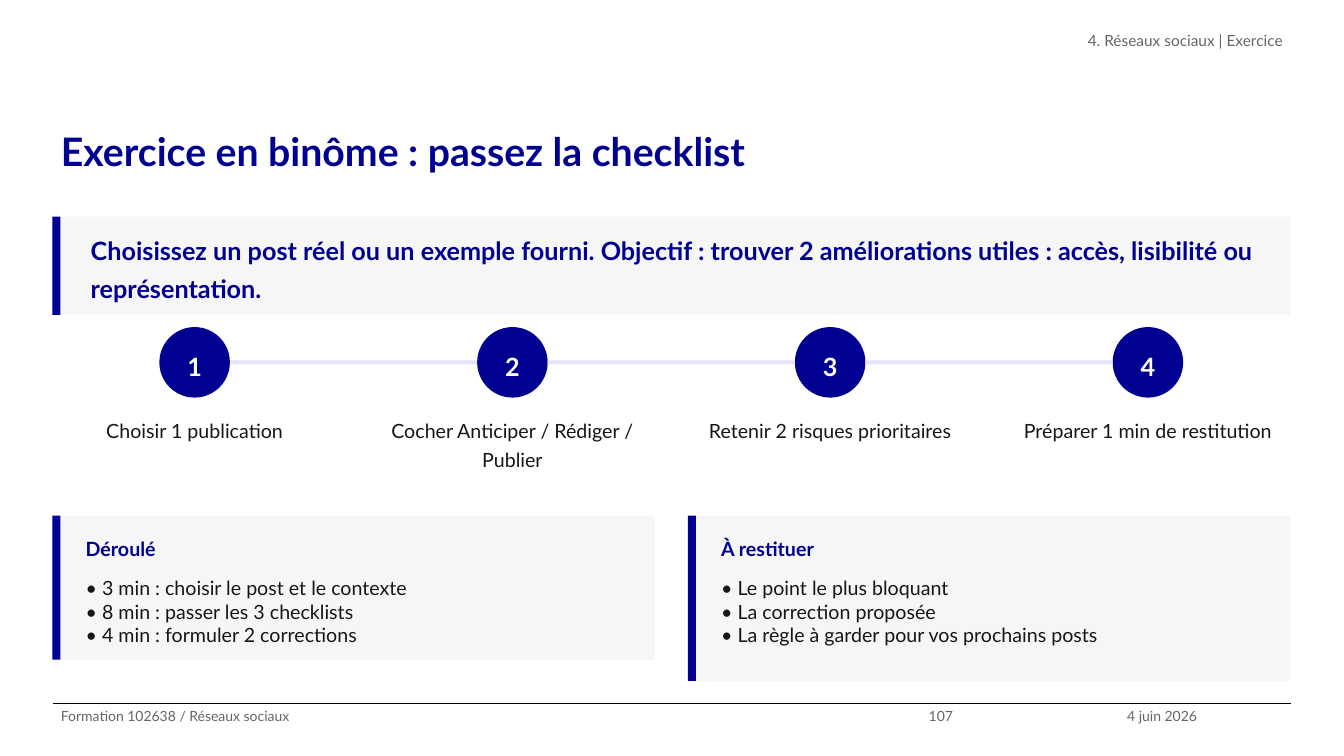
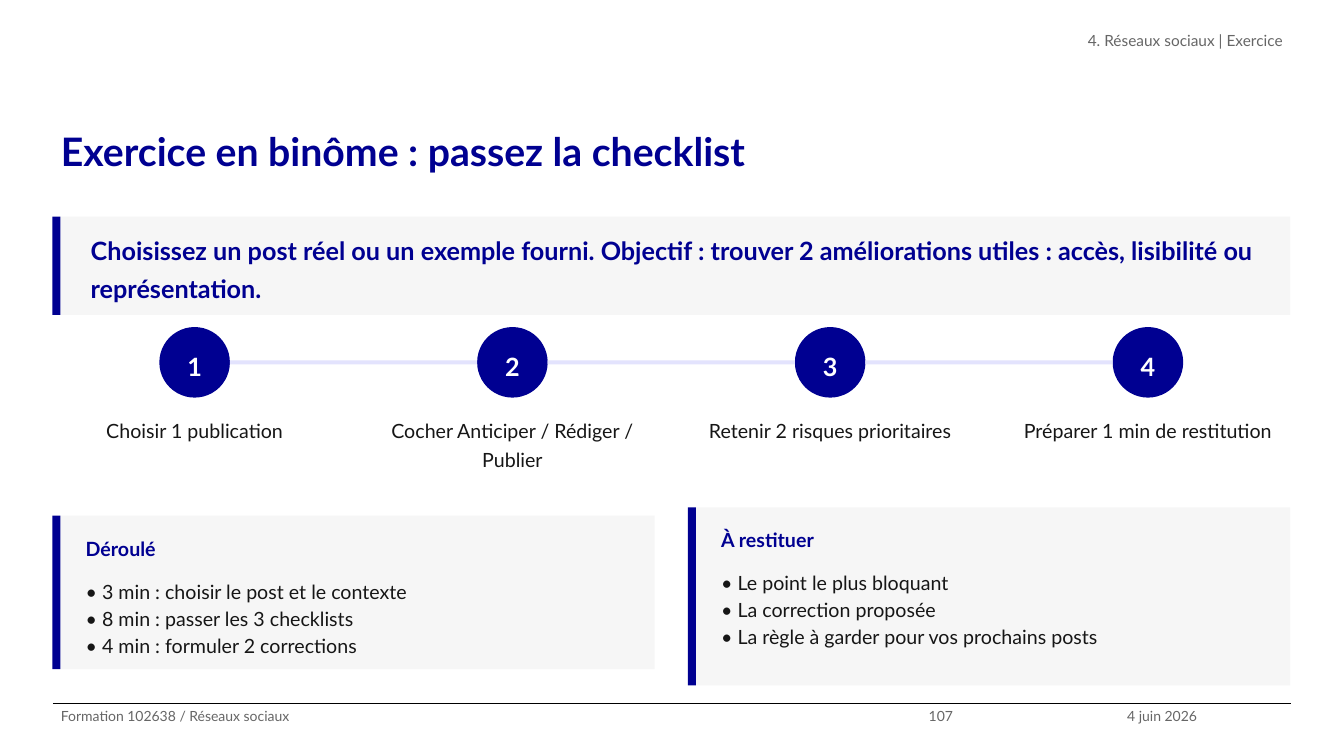
Before and after one commit to alexandra-guiderdoni/usine-fabrication-igpde-102846-ay11, a slide deck: slide 107 of formation-102638-juin-2026.pptx. Drawn at 1344x756 pixels with LibreOffice and Linux fonts; fonts in the diff are those of the drawing; background and template pictures are left out. Boxes give left, top, right and bottom in pixels: in the first picture for what was removed or moved away, otherwise in the second. Text is boxed around its words. In the diff, an @@ line names an element or a change of style, - is before the commit and + after.

Commit message:
Espacement listes global et extraction images COI
Modifications :
- Augmentation line_spacing sur 29 scripts (1.0->1.15, 1.05->1.2)
- Extraction des 23 images du PPTX COI dans images-coi/

```diff
--- a/formation-102638-juin-2026.pptx
+++ b/formation-102638-juin-2026.pptx
@@ rectangle: place and size @@
-rectangle at bbox=[688, 516, 696, 682]
+rectangle at bbox=[688, 507, 696, 686]
@@ rectangle: place and size @@
-rectangle at bbox=[696, 516, 1290, 682]
+rectangle at bbox=[696, 507, 1290, 686]
@@ rectangle: place and size @@
-rectangle at bbox=[52, 516, 60, 660]
+rectangle at bbox=[52, 516, 60, 669]
@@ rectangle: place and size @@
-rectangle at bbox=[60, 516, 654, 660]
+rectangle at bbox=[60, 516, 654, 669]
@@ text "À restituer": place and size @@
-text "À restituer" at bbox=[721, 539, 814, 556]
+text "À restituer" at bbox=[721, 531, 814, 547]
@@ text "• Le point le plus ..." at bbox=[738, 575, 1097, 648]: line spacing 1 to 1.15 @@
@@ text "• 3 min : choisir ..." at bbox=[102, 584, 407, 653]: line spacing 1 to 1.15 @@
```
Also in this commit, not shown: 28 other slides changed, 52 other files.
